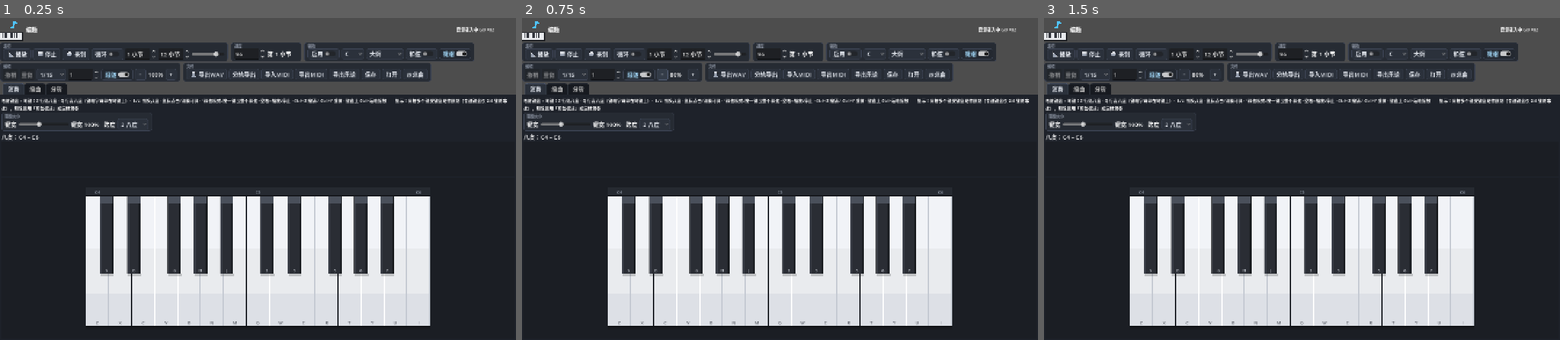
Above: before the commit, frames 1-3 (left to right).
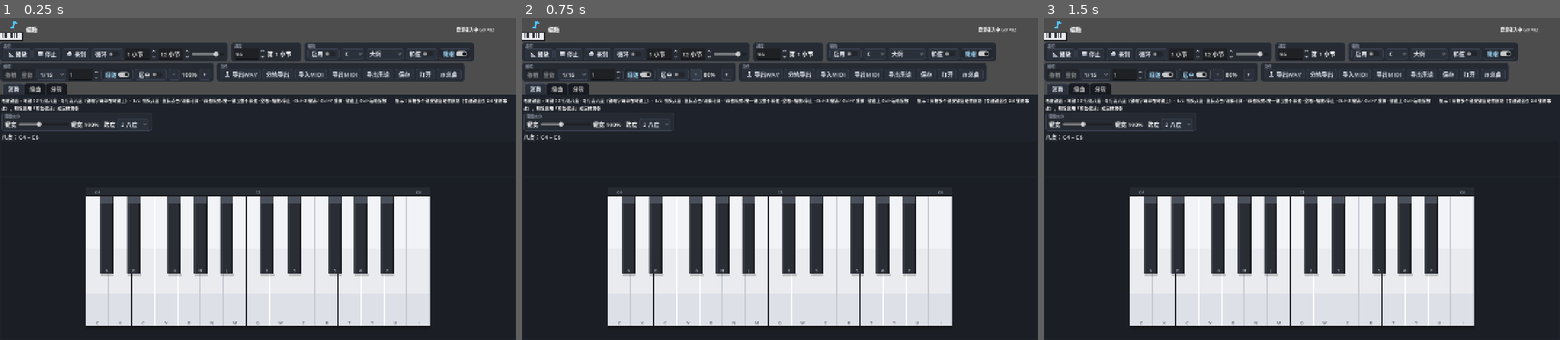
Above: after the commit, the same moments.

Repository: fanquanpp/quaver
Game: Godot game, scene res://scenes/main.tscn
Two runs of this game, one before a commit and one after it. Both use one fixed random seed, a clock stepped at 60 frames per second and the inputs below.
Inputs (mouse positions are in pixels of both pictures, inside the frame that each line leads up to):
- Up to frame 1 (0.25 s): no input
- Up to frame 2 (0.75 s): click "−" at 0.5 s
- Up to frame 3 (1.5 s): click (1193, 75) at 1.25 s, where only the run after the commit has a clickable "居中"

The runs differ from the first frame. In frame 1, 1.1% of the frame differs, in the area x 27-91%, y 14-20%; in frame 2, 1.1%; in frame 3, 1.1%.

Commit message:
编趣 Quaver v0.3.1：轨道预设 + MIDI 自定义映射 + 体验打磨
- TrackPresets：轨道条存为具名 JSON 预设（user://track_presets.json），右键存/动态菜单加载，应用保留轨名音符
- MIDI 导入自定义映射：user://gm_map.json 覆盖 GM 启发式，打击乐通道优先，非法值回退
- 播放头跟随新增"居中"模式；Ctrl+0 重置缩放
- 新增 smoke_v031，五套件全过

Diff:
--- a/project.godot
+++ b/project.godot
@@ -12,7 +12,7 @@
 
 config/name="编趣 Quaver"
 config/description="纯电脑键盘弹奏 + 鼠标编曲的桌面端纯音乐工具（无外设依赖）"
-config/version="0.3.0"
+config/version="0.3.1"
 run/main_scene="res://scenes/main.tscn"
 config/features=PackedStringArray("4.7", "Forward Plus")
 run/low_processor_mode=true
--- a/scripts/midi_file.gd
+++ b/scripts/midi_file.gd
@@ -10,6 +10,10 @@
 
 const PPQ := 480
 const TICKS_PER_QUANTA := 30  # PPQ / 16分音符数每四分音符
+const GM_MAP_PATH := "user://gm_map.json"
+
+static var _gm_map := {}
+static var _gm_map_loaded := false
 
 ## 本软件音色 → GM 程序号（大钢琴/方波主音/暖垫/指弹贝斯/电钢/八音盒）
 const INST_TO_PROGRAM := {
@@ -242,8 +246,18 @@
 
 
 static func _program_to_inst(prog: int, chan: int) -> String:
+	var m := _load_gm_map()
+	# 打击乐通道优先（语义独立于程序号）
 	if chan == 9:
-		return "芯片"  # 打击乐通道：暂用芯片承载，鼓机音色见路线图
+		var drum: String = m.get("chan9", "芯片")
+		return drum if _inst_valid(drum) else "芯片"
+	# v0.3.1：用户自定义映射优先（user://gm_map.json，见 _load_gm_map）
+	if not m.is_empty():
+		var programs: Dictionary = m.get("programs", {})
+		if programs.has(str(int(prog))):
+			var inst: String = programs[str(int(prog))]
+			if _inst_valid(inst):
+				return inst
 	if prog == 4:
 		return "电钢"
 	if prog == 8 or prog == 10:
@@ -257,6 +271,27 @@
 	return "钢琴"
 
 
+## 自定义映射表：{"chan9": "鼓组", "programs": {"0": "贝斯", ...}}
+## 值必须是有效音色（InstrumentBank 音色或"鼓组"），非法值回退内置启发式
+static func _load_gm_map() -> Dictionary:
+	if _gm_map_loaded:
+		return _gm_map
+	_gm_map_loaded = true
+	if not FileAccess.file_exists(GM_MAP_PATH):
+		return {}
+	var f := FileAccess.open(GM_MAP_PATH, FileAccess.READ)
+	if f == null:
+		return {}
+	var data: Variant = JSON.parse_string(f.get_as_text())
+	f.close()
+	_gm_map = data if data is Dictionary else {}
+	return _gm_map
+
+
+static func _inst_valid(inst: String) -> bool:
+	return inst == InstrumentBank.DRUM_INST or inst in InstrumentBank.INSTRUMENTS
+
+
 static func _u16(d: PackedByteArray, i: int) -> int:
 	return (d[i] << 8) | d[i + 1]
 
--- /dev/null
+++ b/scripts/track_presets.gd
@@ -0,0 +1,57 @@
+class_name TrackPresets
+extends RefCounted
+## 轨道预设（v0.3.1）：把轨道条（音色/类型/音量/声像/发送）存为具名预设，
+## JSON 落盘 user://track_presets.json；音符不入预设。
+
+const PATH := "user://track_presets.json"
+## 预设包含的字段（不含 name/notes/color）
+const FIELDS := ["instrument", "type", "volume", "pan", "mute", "solo", "reverb", "delay"]
+
+
+## 返回 {预设名: {field: value}}
+static func list_all() -> Dictionary:
+	if not FileAccess.file_exists(PATH):
+		return {}
+	var f := FileAccess.open(PATH, FileAccess.READ)
+	if f == null:
+		return {}
+	var data: Variant = JSON.parse_string(f.get_as_text())
+	f.close()
+	return data if data is Dictionary else {}
+
+
+## 以轨道名保存/覆盖预设
+static func save_track(trk: Dictionary) -> String:
+	var all := list_all()
+	var p := {}
+	for k in FIELDS:
+		p[k] = trk.get(k, null)
+	all[trk["name"]] = p
+	_write(all)
+	return trk["name"]
+
+
+static func delete_preset(p_name: String) -> void:
+	var all := list_all()
+	all.erase(p_name)
+	_write(all)
+
+
+## 把预设应用到轨道字典（保留 name/notes/color）
+static func apply_to(trk: Dictionary, p_name: String) -> bool:
+	var all := list_all()
+	if not all.has(p_name):
+		return false
+	var p: Dictionary = all[p_name]
+	for k in FIELDS:
+		if p.has(k) and p[k] != null:
+			trk[k] = p[k]
+	return true
+
+
+static func _write(all: Dictionary) -> void:
+	var f := FileAccess.open(PATH, FileAccess.WRITE)
+	if f == null:
+		return
+	f.store_string(JSON.stringify(all, "  "))
+	f.close()
--- a/scripts/ui/main_ui.gd
+++ b/scripts/ui/main_ui.gd
@@ -43,6 +43,7 @@
 var _loop_a: SpinBox
 var _loop_b: SpinBox
 var _follow_chk: CheckButton
+var _center_chk: CheckButton
 var _rain: NoteRain
 var _zoom_lab: Label
 var _bpm_spin: SpinBox
@@ -403,13 +404,15 @@
 	_len_spin.tooltip_text = "新音符默认长度（1 = 1/16 音符）"
 	_follow_chk = _mk_check("跟随", true, func(_on: bool) -> void: pass)
 	_follow_chk.tooltip_text = "播放时卷帘自动跟随播放头滚动"
+	_center_chk = _mk_check("居中", false, func(_on: bool) -> void: pass)
+	_center_chk.tooltip_text = "跟随模式：播放头固定居中（关 = 页面滚动跟随）"
 	var zoom_out := _mk_button("−", _on_zoom_out)
 	zoom_out.tooltip_text = "缩小（快捷键 -）"
 	_zoom_lab = _mk_label("100%")
 	_zoom_lab.custom_minimum_size = Vector2(44, 0)
 	var zoom_in := _mk_button("+", _on_zoom_in)
 	zoom_in.tooltip_text = "放大（快捷键 =）"
-	flow.add_child(_group("编辑", [_undo_btn, _redo_btn, _snap_opt, _len_spin, _follow_chk, zoom_out, _zoom_lab, zoom_in]))
+	flow.add_child(_group("编辑", [_undo_btn, _redo_btn, _snap_opt, _len_spin, _follow_chk, _center_chk, zoom_out, _zoom_lab, zoom_in]))
 
 	_export_btn = _mk_button("导出WAV", _on_export)
 	_export_btn.tooltip_text = "把整曲实时录制成 WAV 文件（游戏引擎可直接用）"
@@ -745,6 +748,11 @@
 		var k := event as InputEventKey
 		if (k.physical_keycode == KEY_EQUAL or k.physical_keycode == KEY_MINUS) and k.pressed and not k.echo:
 			roll.set_zoom(roll.px_per_tick * (1.25 if k.physical_keycode == KEY_EQUAL else 1.0 / 1.25))
+			_update_zoom_lab()
+			return
+		if (k.ctrl_pressed or k.meta_pressed) and k.physical_keycode == KEY_0 and k.pressed and not k.echo:
+			roll.set_zoom(10.0)
+			roll.scroll_to_start()
 			_update_zoom_lab()
 			return
 		if k.physical_keycode == KEY_SPACE and k.pressed and not k.echo:
@@ -1271,5 +1279,5 @@
 		var beat := int(fmod(transport.playhead, 16.0) / 4.0) + 1
 		_pos_label.text = "第 %d 小节 %d/4" % [bar, beat]
 		if _follow_chk.button_pressed:
-			roll.follow_playhead()
+			roll.follow_playhead(_center_chk.button_pressed)
 		roll.queue_redraw()
--- a/scripts/ui/piano_roll.gd
+++ b/scripts/ui/piano_roll.gd
@@ -532,13 +532,16 @@
 	set_scroll(maxf(t * px_per_tick - (size.x - MARGIN_L) * 0.5, 0.0), scroll_y)
 
 
-## 播放时让播放头保持在可视区内（自动跟随）
-func follow_playhead() -> void:
+## 播放时让播放头保持在可视区内（跟随）。centered=true = 播放头固定居中，
+## false = 页面滚动跟随（到边缘才滚动）
+func follow_playhead(centered := false) -> void:
 	if transport == null or not transport.playing:
 		return
 	var view := size.x - MARGIN_L
 	var px := transport.playhead * px_per_tick - scroll_x
-	if px > view - 100.0 or px < 0.0:
+	if centered:
+		set_scroll(maxf(transport.playhead * px_per_tick - view * 0.5, 0.0), scroll_y)
+	elif px > view - 100.0 or px < 0.0:
 		set_scroll(maxf(transport.playhead * px_per_tick - view * 0.3, 0.0), scroll_y)
 
 
--- a/scripts/ui/track_list.gd
+++ b/scripts/ui/track_list.gd
@@ -33,6 +33,8 @@
 	_menu.add_item("清空音符", 2)
 	_menu.add_item("切换 旋律/鼓机", 3)
 	_menu.add_item("删除轨道", 4)
+	_menu.add_separator()
+	_menu.add_item("存为轨道预设", 5)
 	_menu.id_pressed.connect(_on_menu)
 	add_child(_menu)
 
@@ -87,6 +89,7 @@
 				and (ev as InputEventMouseButton).button_index == MOUSE_BUTTON_RIGHT:
 			_select(i)
 			_menu_row = i
+			_rebuild_preset_items()
 			_menu.popup(Rect2i(get_global_mouse_position(), Vector2i(1, 1))))
 
 	var h := HBoxContainer.new()
@@ -200,9 +203,33 @@
 	structure_changed.emit()
 
 
+## 右键弹出前重建"加载预设"动态项（id 100+i）
+func _rebuild_preset_items() -> void:
+	var ids_to_remove: Array = []
+	for i in _menu.item_count:
+		var id := _menu.get_item_id(i)
+		if id >= 100:
+			ids_to_remove.append(id)
+	# 从后往前删，索引不失效
+	ids_to_remove.reverse()
+	for id in ids_to_remove:
+		_menu.remove_item(_menu.get_item_index(id))
+	var presets := TrackPresets.list_all()
+	if presets.is_empty():
+		return
+	_menu.add_separator()
+	var names := presets.keys()
+	names.sort()
+	for i in names.size():
+		_menu.add_item("预设 ▸ %s" % names[i], 100 + i)
+
+
 func _on_menu(id: int) -> void:
 	var i := _menu_row
 	_menu_row = -1
+	if id >= 100:
+		_load_preset(i, id - 100)
+		return
 	if i < 0 or i >= song.tracks.size():
 		return
 	match id:
@@ -224,6 +251,22 @@
 			sel = clampi(sel, 0, song.tracks.size() - 1)
 			refresh()
 			structure_changed.emit()
+		5:
+			if i < song.tracks.size():
+				TrackPresets.save_track(song.tracks[i])
+
+
+func _load_preset(row: int, preset_idx: int) -> void:
+	if row < 0 or row >= song.tracks.size():
+		return
+	var presets := TrackPresets.list_all()
+	var names := presets.keys()
+	names.sort()
+	if preset_idx >= names.size():
+		return
+	TrackPresets.apply_to(song.tracks[row], names[preset_idx])
+	mix_changed.emit(true)
+	structure_changed.emit()
 
 
 ## 行内重命名：名称按钮换成 LineEdit，回车/失焦提交
--- /dev/null
+++ b/tests/smoke_v031.gd
@@ -0,0 +1,86 @@
+extends Node
+## v0.3.1 无头回归测试：轨道预设存取 / MIDI 自定义映射
+##
+## 运行：godot --headless --path . res://tests/smoke_v031.tscn
+
+var _fails: Array[String] = []
+
+
+func _ready() -> void:
+	_run.call_deferred()
+
+
+func _run() -> void:
+	_test_track_presets()
+	_test_gm_map_override()
+	if _fails.is_empty():
+		print("[Test] ALL PASS")
+		get_tree().quit(0)
+	else:
+		print("[Test] FAIL: ", ", ".join(_fails))
+		get_tree().quit(1)
+
+
+func _check(cond: bool, msg: String) -> void:
+	if not cond:
+		_fails.append(msg)
+
+
+func _test_track_presets() -> void:
+	# 清理旧文件，保证测试确定性
+	if FileAccess.file_exists(TrackPresets.PATH):
+		DirAccess.remove_absolute(TrackPresets.PATH)
+	var trk := SongModel.make_track("我的弦乐", "柔弦", 2)
+	trk["volume"] = 0.55
+	trk["pan"] = -0.4
+	trk["reverb"] = 0.7
+	trk["delay"] = 0.2
+	var name := TrackPresets.save_track(trk)
+	_check(name == "我的弦乐", "保存应返回预设名")
+	var all := TrackPresets.list_all()
+	_check(all.has("我的弦乐"), "预设应已落盘")
+	_check(all["我的弦乐"]["instrument"] == "柔弦", "预设音色不符")
+	_check(absf(all["我的弦乐"]["reverb"] - 0.7) < 0.001, "预设发送量不符")
+	# 应用到另一轨：保留 name/notes/color
+	var target := SongModel.make_track("目标", "芯片", 0)
+	target["notes"] = [{"p": 60, "s": 0, "l": 4, "v": 0.8}]
+	_check(TrackPresets.apply_to(target, "我的弦乐"), "应用预设应成功")
+	_check(target["name"] == "目标", "应用不应改轨名")
+	_check((target["notes"] as Array).size() == 1, "应用不应动音符")
+	_check(target["instrument"] == "柔弦" and absf(target["pan"] - (-0.4)) < 0.001,
+			"应用后音色/声像应来自预设")
+	_check(TrackPresets.apply_to(target, "不存在") == false, "应用不存在的预设应失败")
+	TrackPresets.delete_preset("我的弦乐")
+	_check(not TrackPresets.list_all().has("我的弦乐"), "删除预设后应消失")
+	if FileAccess.file_exists(TrackPresets.PATH):
+		DirAccess.remove_absolute(TrackPresets.PATH)
+
+
+func _test_gm_map_override() -> void:
+	# 清理残留映射（保证"无映射"基线成立）
+	if FileAccess.file_exists(MidiFile.GM_MAP_PATH):
+		DirAccess.remove_absolute(MidiFile.GM_MAP_PATH)
+	MidiFile._gm_map_loaded = false
+	MidiFile._gm_map = {}
+	# 无映射文件 → 内置启发式
+	_check(MidiFile._program_to_inst(0, 0) == "钢琴", "无映射时 prog0 应为钢琴")
+	_check(MidiFile._program_to_inst(0, 9) == "芯片", "无映射时通道 10 应为芯片")
+	# 写映射文件：chan9 → 鼓组；prog 0 → 贝斯；非法值应回退
+	var f := FileAccess.open(MidiFile.GM_MAP_PATH, FileAccess.WRITE)
+	f.store_string(JSON.stringify({
+		"chan9": "鼓组",
+		"programs": {"0": "贝斯", "200": "不存在的音色"},
+	}))
+	f.close()
+	# 重置静态缓存（重新加载）
+	MidiFile._gm_map_loaded = false
+	MidiFile._gm_map = {}
+	_check(MidiFile._program_to_inst(0, 9) == "鼓组", "映射后通道 10 应为鼓组")
+	_check(MidiFile._program_to_inst(0, 0) == "贝斯", "映射后 prog0 应为贝斯")
+	_check(MidiFile._program_to_inst(200, 0) == "钢琴",
+			"非法映射值应回退启发式（实际 %s）" % MidiFile._program_to_inst(200, 0))
+	_check(MidiFile._program_to_inst(4, 0) == "电钢", "未映射程序号仍走启发式")
+	# 清理
+	DirAccess.remove_absolute(MidiFile.GM_MAP_PATH)
+	MidiFile._gm_map_loaded = false
+	MidiFile._gm_map = {}
--- /dev/null
+++ b/tests/smoke_v031.tscn
@@ -0,0 +1,6 @@
+[gd_scene load_steps=2 format=3]
+
+[ext_resource type="Script" path="res://tests/smoke_v031.gd" id="1_smoke"]
+
+[node name="SmokeV031" type="Node"]
+script = ExtResource("1_smoke")
Not shown, added: scripts/track_presets.gd.uid
Not shown, added: tests/smoke_v031.gd.uid
Not shown, changed: DESIGN.md
